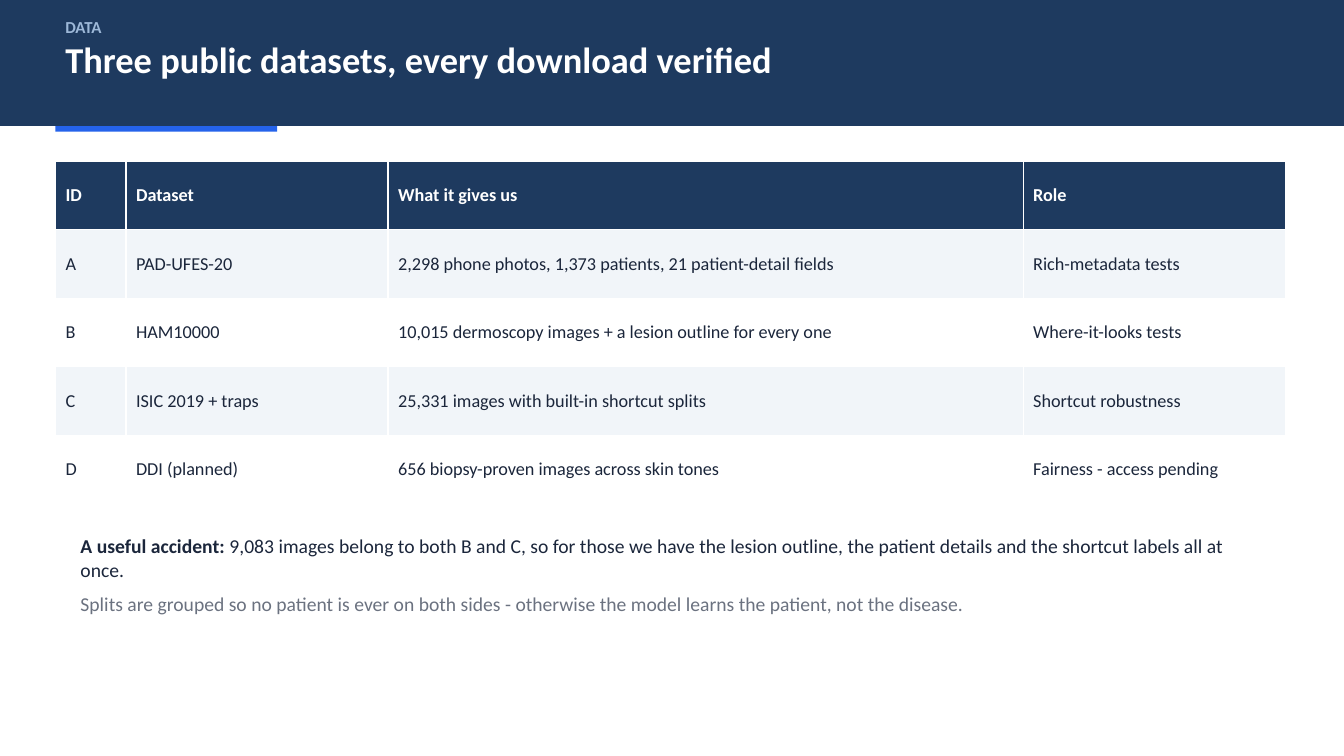
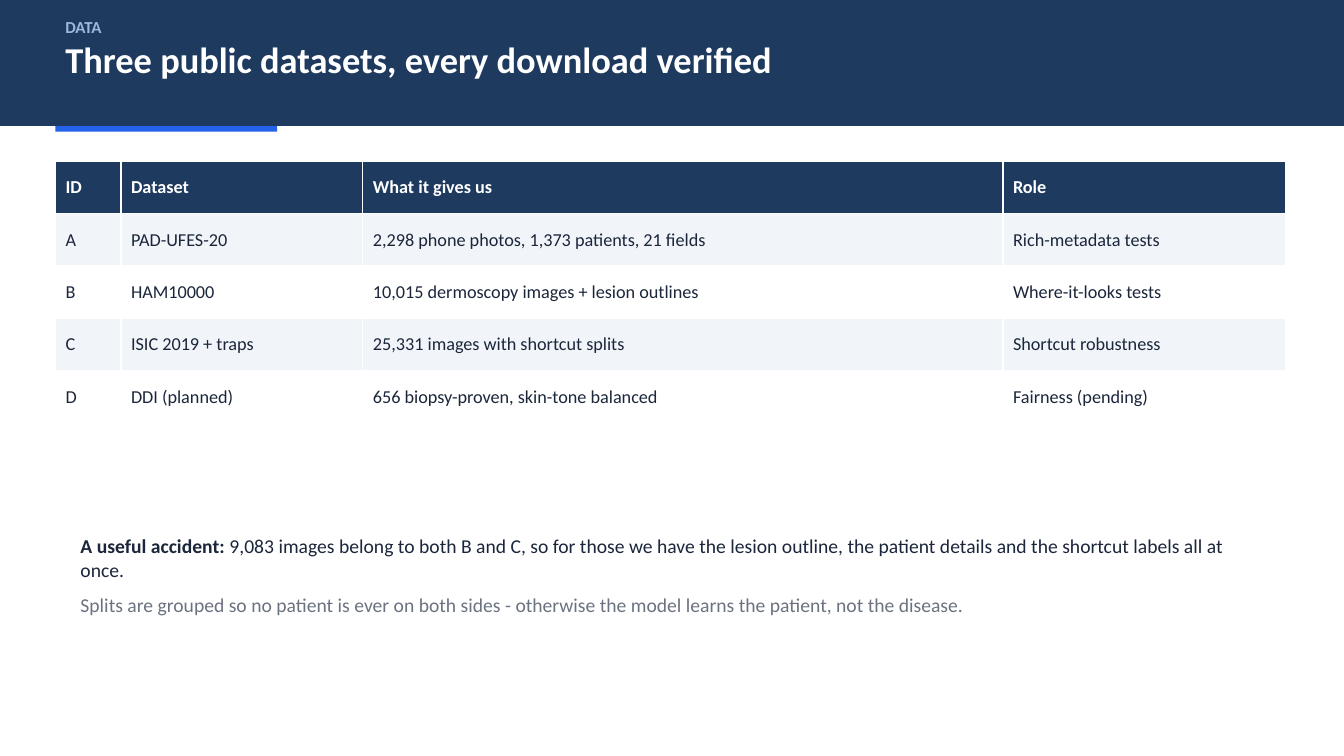
Before and after one commit to aniketmeena12/medxai, a slide deck: slide 5 of docs/MedFusion-XAI_Presentation.pptx. Drawn at 1344x756 pixels with LibreOffice and Linux fonts; fonts in the diff are those of the drawing. Boxes give left, top, right and bottom in pixels: in the first picture for what was removed or moved away, otherwise in the second. Text is boxed around its words. In the diff, an @@ line names an element or a change of style, - is before the commit and + after.

```diff
--- a/docs/MedFusion-XAI_Presentation.pptx
+++ b/docs/MedFusion-XAI_Presentation.pptx
@@ table at box(55, 161, 1286, 423) @@
-row 2, column 3: 2,298 phone photos, 1,373 patients, 21 patient-detail fields
+row 2, column 3: 2,298 phone photos, 1,373 patients, 21 fields
-row 3, column 3: 10,015 dermoscopy images + a lesion outline for every one
+row 3, column 3: 10,015 dermoscopy images + lesion outlines
-row 4, column 3: 25,331 images with built-in shortcut splits
+row 4, column 3: 25,331 images with shortcut splits
-row 5, column 3: 656 biopsy-proven images across skin tones
+row 5, column 3: 656 biopsy-proven, skin-tone balanced
-row 5, column 4: Fairness - access pending
+row 5, column 4: Fairness (pending)
```
Also in this commit, not shown: 10 other slides changed, 1 other file.
